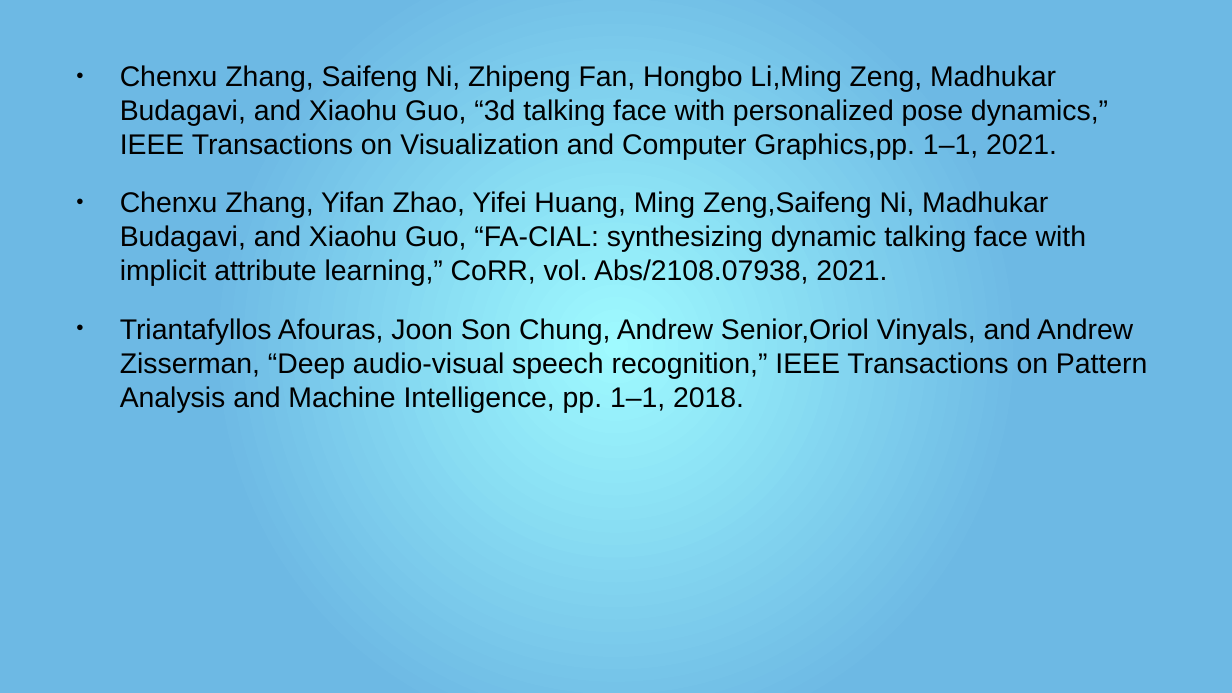
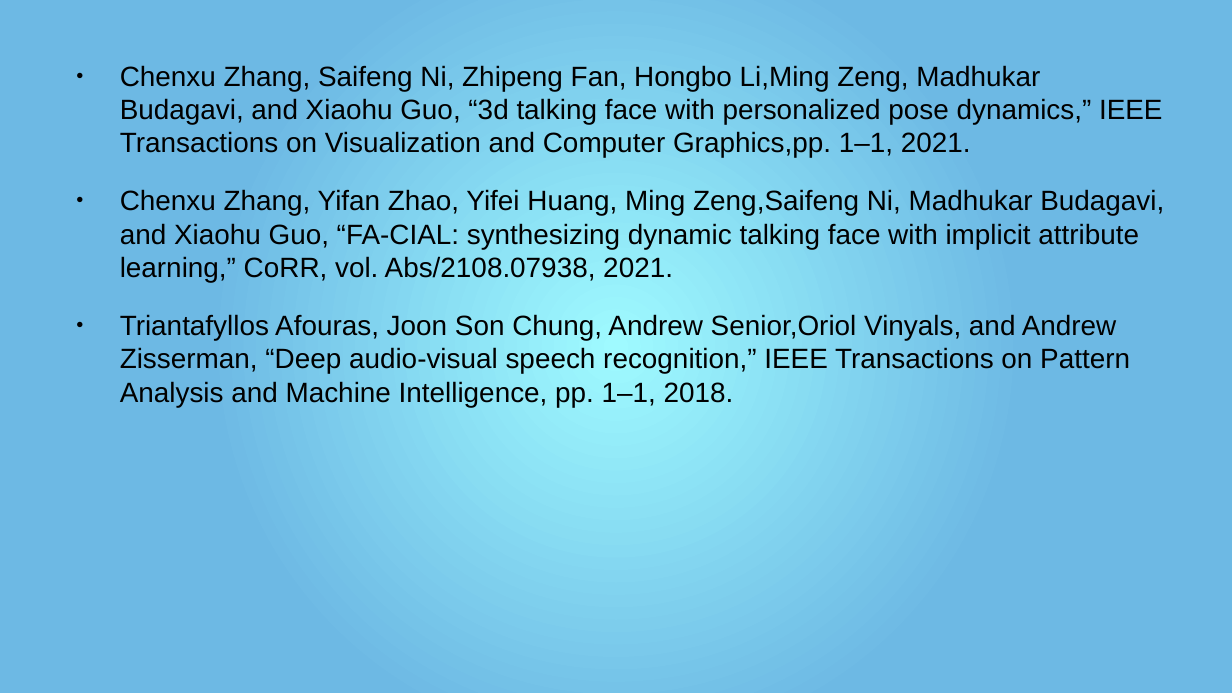
Before and after one commit to mr-speedster/seminar-presentation, a slide deck: slide 29 of Presentation.pptx (slide 24 before the commit). Drawn at 1232x693 pixels with LibreOffice and Linux fonts; fonts in the diff are those of the drawing. Boxes give left, top, right and bottom in pixels: in the first picture for what was removed or moved away, otherwise in the second. Text is boxed around its words. In the diff, an @@ line names an element or a change of style, - is before the commit and + after.

```diff
--- a/Presentation.pptx
+++ b/Presentation.pptx
@@ text "Chenxu Zhang, Saifeng Ni, Zhipeng ..." at [120,65,1164,407]: size 16.6 to 16.3 pt @@
```
Also in this commit, not shown: 7 other slides changed, 9 slides added, 4 slides removed, 4 other files.
